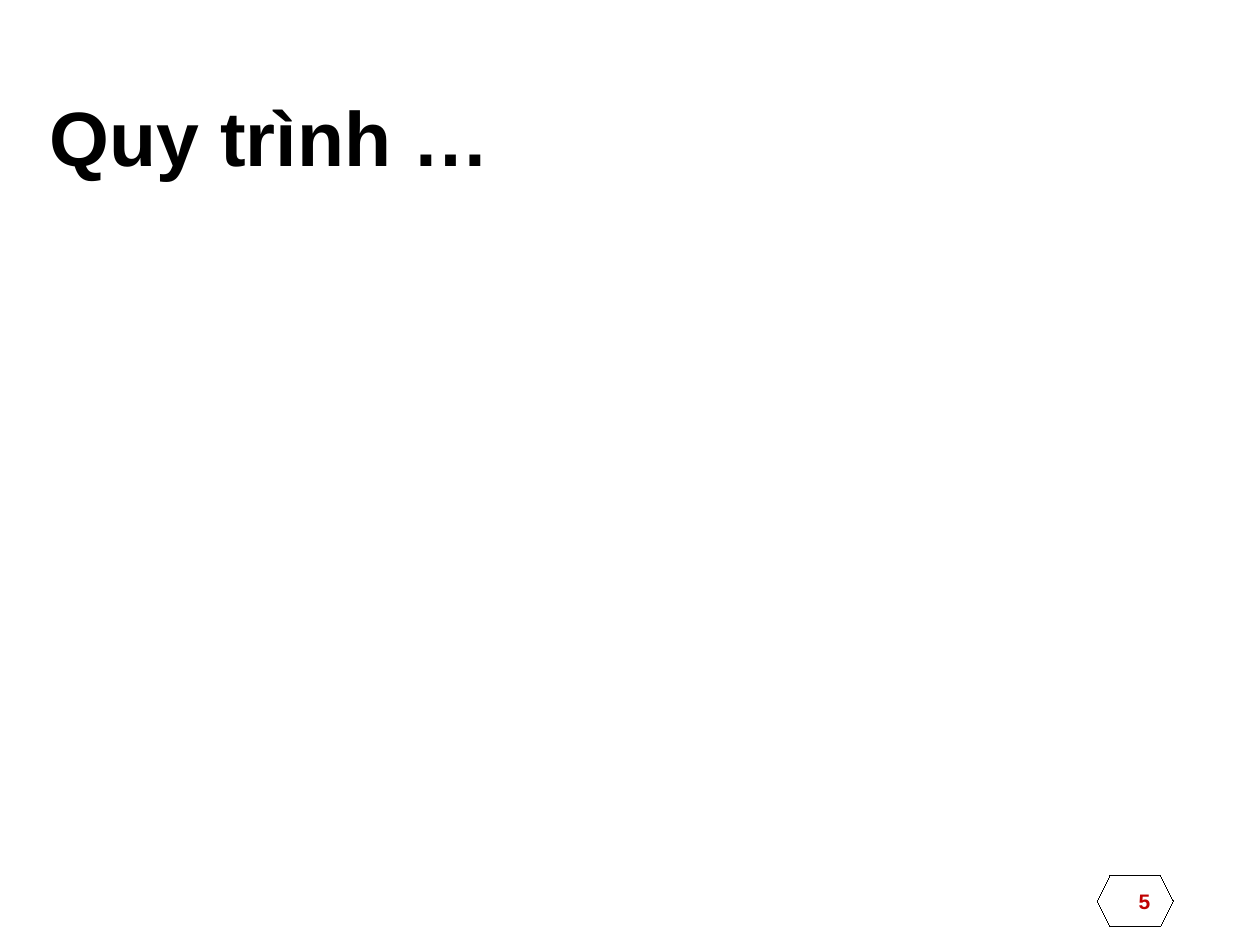
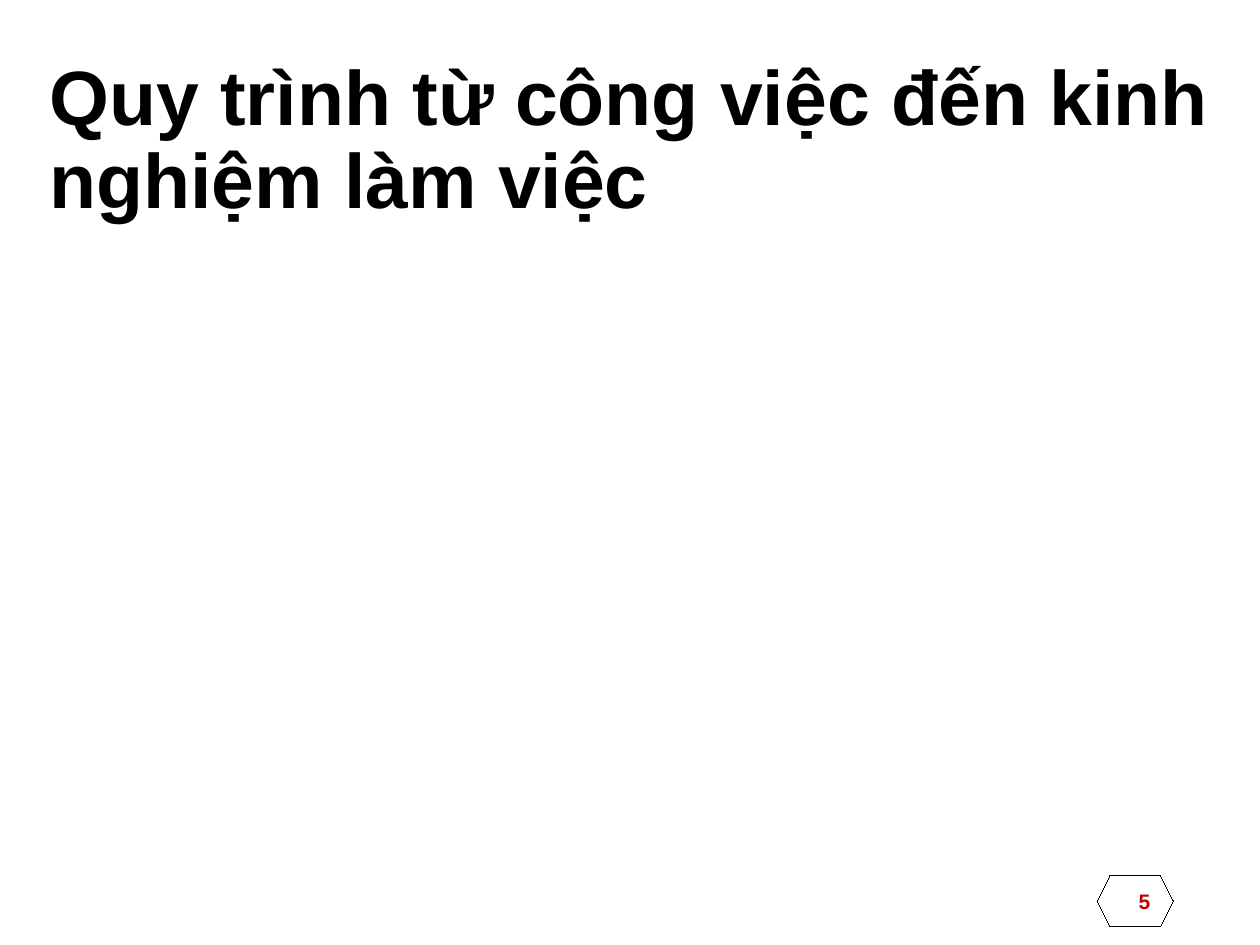
Before and after one commit to huytd-it/itconnect.pw, a slide deck: slide 5 of documents/DATN.pptx. Drawn at 1260x945 pixels with LibreOffice and Linux fonts; fonts in the diff are those of the drawing; background and template pictures are left out. Boxes give left, top, right and bottom in pixels: in the first picture for what was removed or moved away, otherwise in the second. Text is boxed around its words. In the diff, an @@ line names an element or a change of style, - is before the commit and + after.

```diff
--- a/documents/DATN.pptx
+++ b/documents/DATN.pptx
@@ title at (x1=49, y1=66, x2=1207, y2=222): text changed @@
-Quy trình …
+Quy trình từ công việc đến kinh nghiệm làm việc
```
Also in this commit, not shown: 2 other slides changed, 1 slide added, 6 other files.
